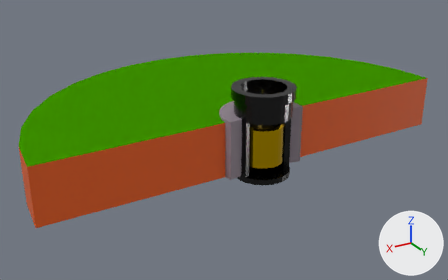
The Blender file Blender/Geology.blend, before and after one commit.
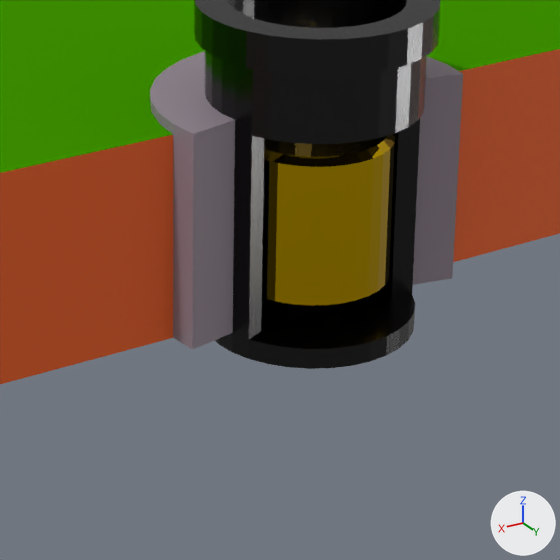
Each version appears first whole from a 50 mm camera at (11.37, 16.36, 7.58) aimed at (-0.08, -2.72, -1.96), and next in a close-up on the part from 40% to 73% of the width and 31% to 84% of the height. Every picture has the same lights, and +X, +Y and +Z are marked at lower right.

The first close-up shows 'BoreholeCase', 'BoreholeTop', 'Circle', 'Container', 'Layer', 'Mortar', 'MortarTop', 'Surface'.
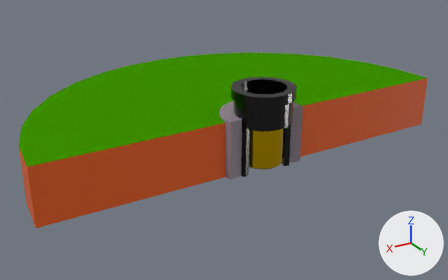
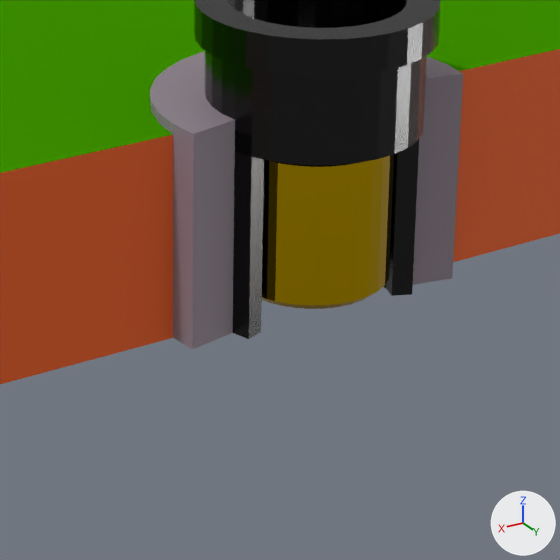
Changed parts and their boxes [x1, y1, x2, y2] in the close-ups (560 x 560 px):
'Circle', moved: before [215, 287, 415, 369]; after [235, 112, 424, 165]

What changed in the scene script:
```text
Change ob_circle:
    ob_circle.location: (0.0, 0.0, -2.0) -> (0.0, 0.0, 0.0)
```
